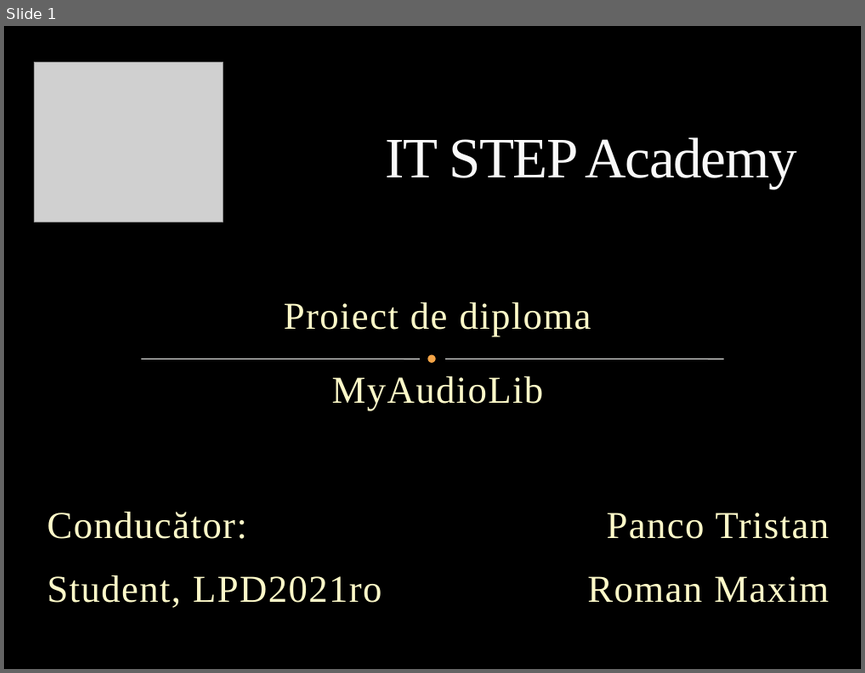
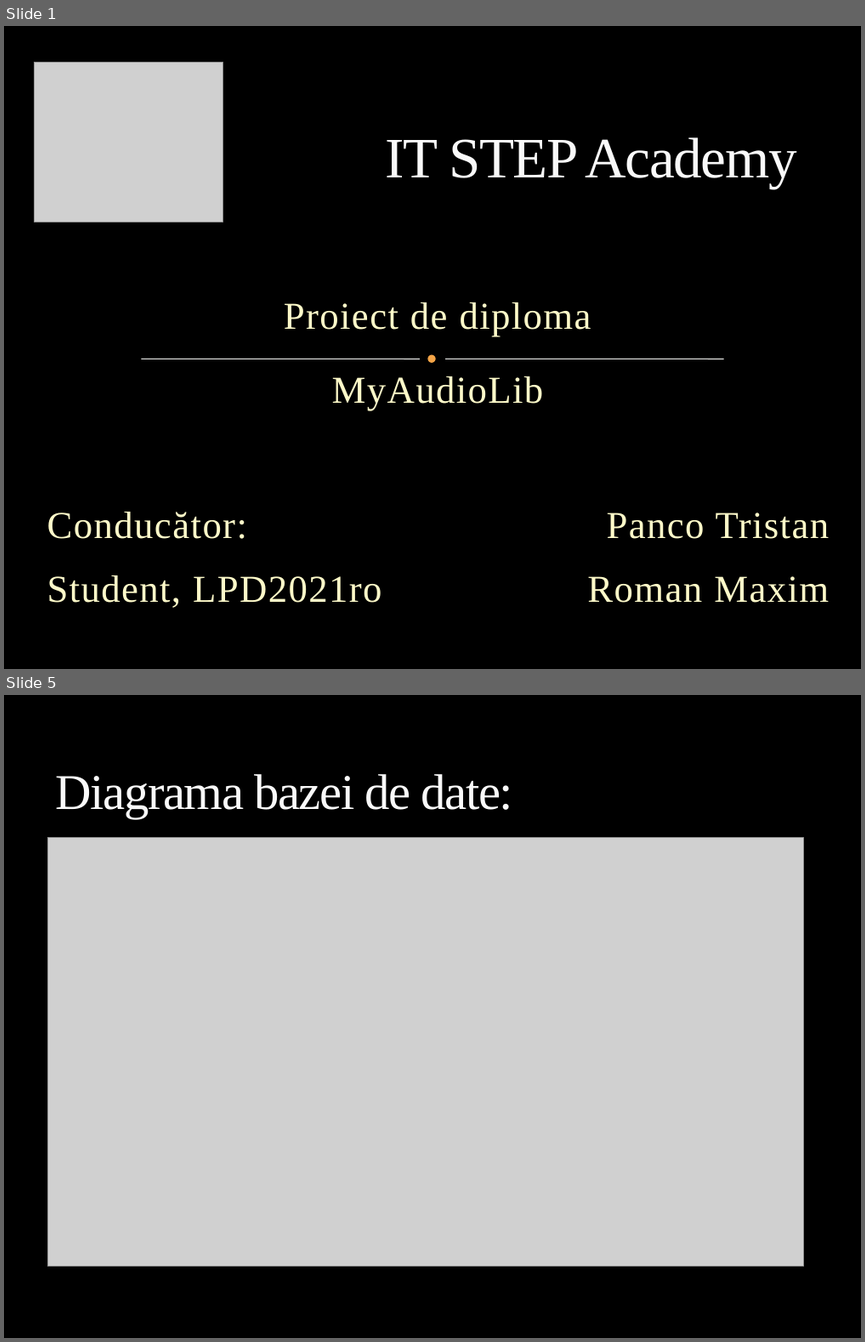
Before and after one commit to MaximRoman/examen-it-step-word, a slide deck: MyAudioLib.pptx. Shown one above the other, each under a label of ours: slide 1 before the commit, slides 1 and 5 after it; the slides between them are not shown. The pictures are 865x673 and 865x1342 pixels, drawn with LibreOffice and Linux fonts; fonts in the diff are those of the drawing; grey boxes stand for pictures; background and template pictures are left out. Boxes give left, top, right and bottom in pixels: in the first picture for what was removed or moved away, otherwise in the second. Text is boxed around its words. In the diff, an @@ line names an element or a change of style, - is before the commit and + after.

```diff
--- a/MyAudioLib.pptx
+++ b/MyAudioLib.pptx
@@ slide 5 added at <box>4,695,861,1338</box>, background picture (left out) @@
@@ title added at <box>55,774,514,818</box>, 42 pt, text #F9F9F9 @@
+Diagrama bazei de date:
@@ picture added at <box>47,838,803,1266</box> @@
```
Also in this commit, not shown: 2 slides changed, 6 other slides added, 1 slide removed, 1 other file.
